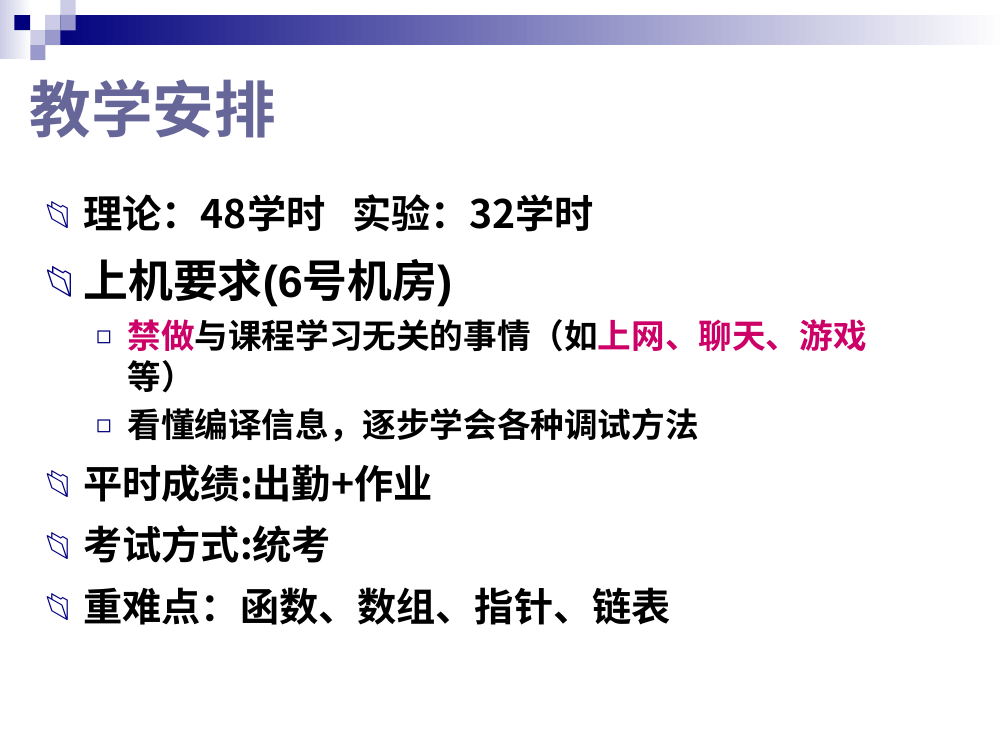
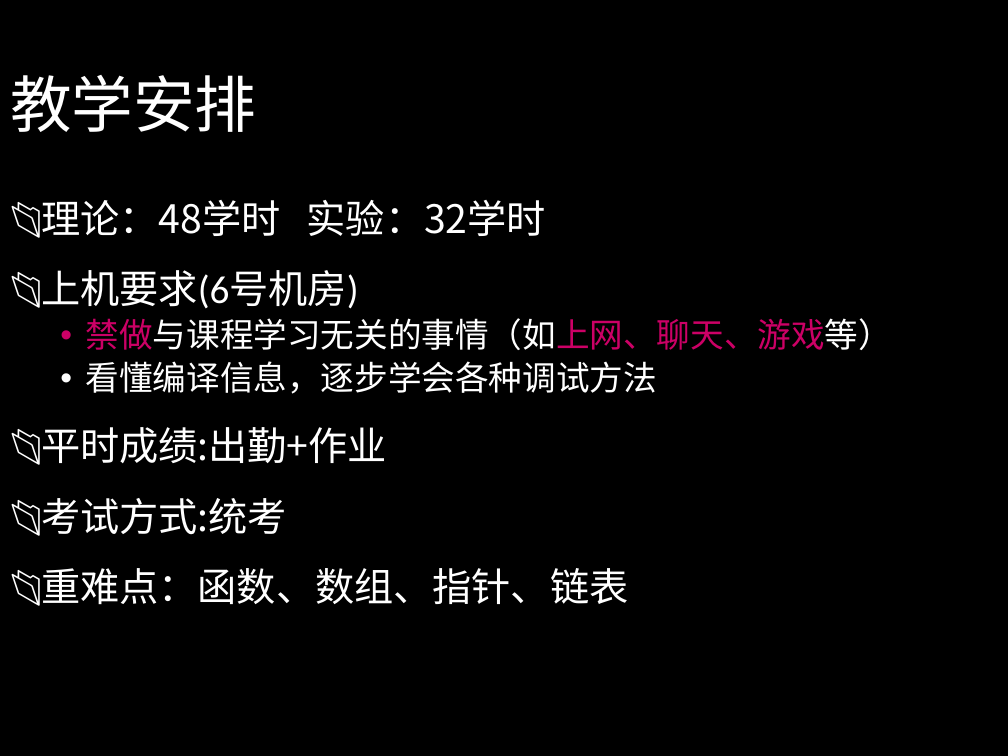
Before and after one commit to doubletao/ppt2img, a slide deck: slide 4 of PPT2Img/test.ppt. Drawn at 1008x756 pixels with LibreOffice and Linux fonts; fonts in the diff are those of the drawing. Boxes give left, top, right and bottom in pixels: in the first picture for what was removed or moved away, otherwise in the second. Text is boxed around its words. In the diff, an @@ line names an element or a change of style, - is before the commit and + after.

```diff
--- a/PPT2Img/test.ppt
+++ b/PPT2Img/test.ppt
@@ background #FFFFFF to #000000 @@
@@ title "教学安排": place and size @@
-title "教学安排" at [30,79,276,138]
+title "教学安排" at [10,75,256,132]
@@ title "教学安排" at [10,75,256,132]: font Arial to Calibri, text colour #666699 to #FFFFFF, bold off; line spacing 1 to 0.9 @@
@@ group removed at [0,0,1008,60]: 9 rectangles @@
@@ text "理论：48学时 实验：32学时": place and size @@
-text "理论：48学时 实验：32学时" at [83,194,867,625]
+text "理论：48学时 实验：32学时" at [41,200,892,605]
@@ text "理论：48学时 实验：32学时" at [41,200,892,605]: text colour #000000 to #FFFFFF in "理论：48学时 实验：32学时", "上机要求(6号机房)", "禁做与课程学习无关的事情（如上网、聊天、游戏等）", "看懂编译信息，逐步学会各种调试方法" and 3 more places; bold off; size 32 to 28 pt in "上机要求(6号机房)"; font Arial to Calibri in "上机要求(6号机房)", "禁做与课程学习无关的事情（如上网、聊天、游戏等）", "看懂编译信息，逐步学会各种调试方法"; indent changed; line spacing 1.1 to 1.2; more space between paragraphs; bullet colour #00007D to #FFFFFF; bullet ◻ to •; line spacing 1 to 0.9; less space between paragraphs; bullet colour #00007D to #CC0066 @@
```
Also in this commit, not shown: 37 other slides changed, 1 other file.
